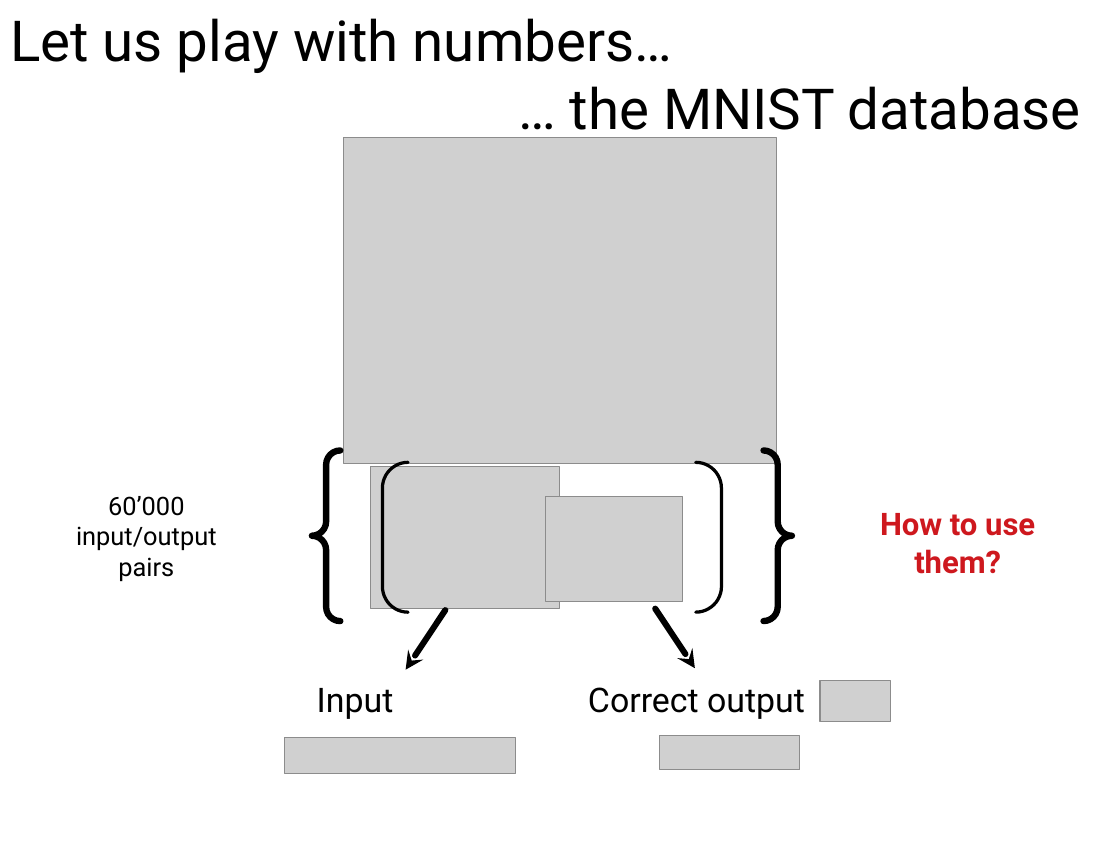
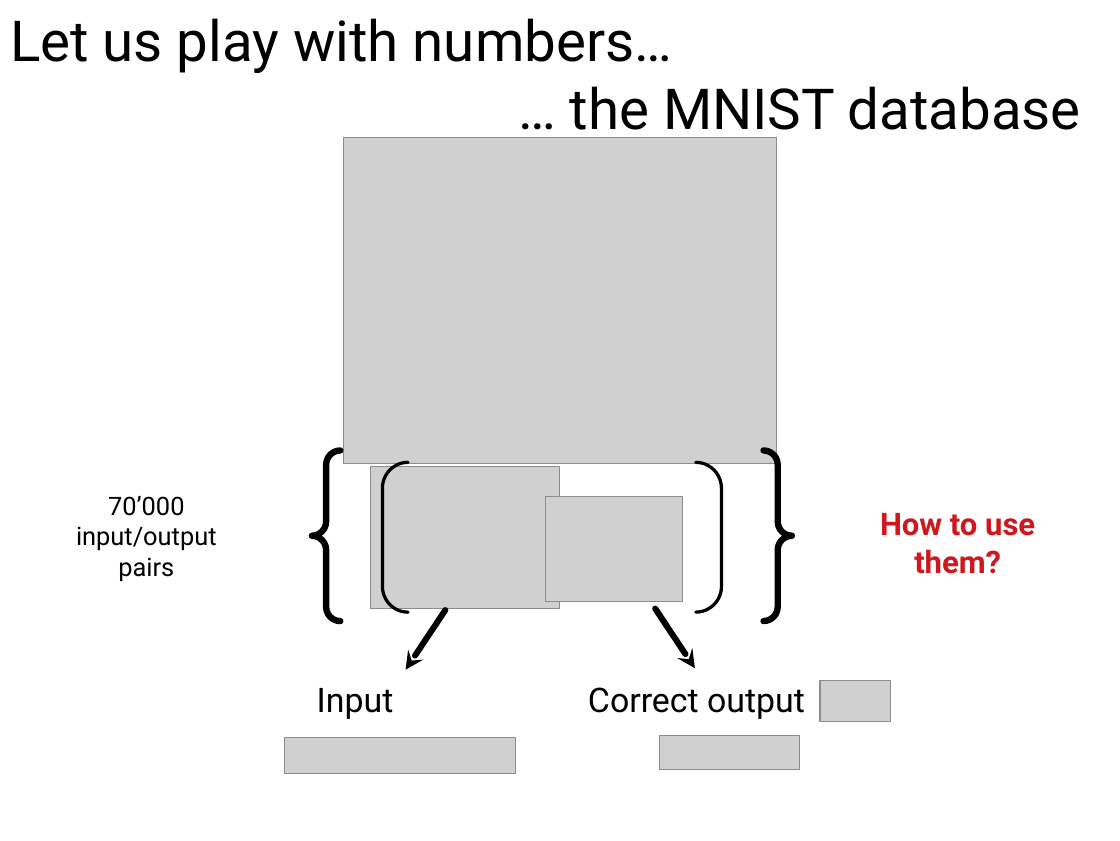
Before and after one commit to ansuini/Winter_School_QLS_2018, a slide deck: slide 3 of Lecture1/slides/Alberto_DeepLearning.odp. Drawn at 1120x841 pixels with LibreOffice and Linux fonts; fonts in the diff are those of the drawing; grey boxes stand for pictures; background and template pictures are left out. Boxes give left, top, right and bottom in pixels: in the first picture for what was removed or moved away, otherwise in the second. Text is boxed around its words. In the diff, an @@ line names an element or a change of style, - is before the commit and + after.

```diff
--- a/Lecture1/slides/Alberto_DeepLearning.odp
+++ b/Lecture1/slides/Alberto_DeepLearning.odp
@@ text at [108, 496, 184, 516]: text changed @@
-60’000
+70’000
```
Also in this commit, not shown: 2 other slides changed.
